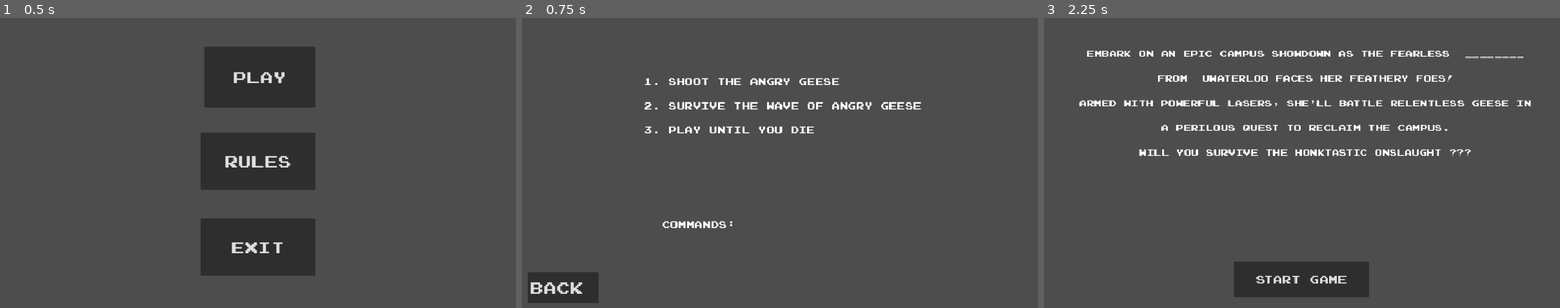
Above: before the commit, frames 1-3 (left to right).
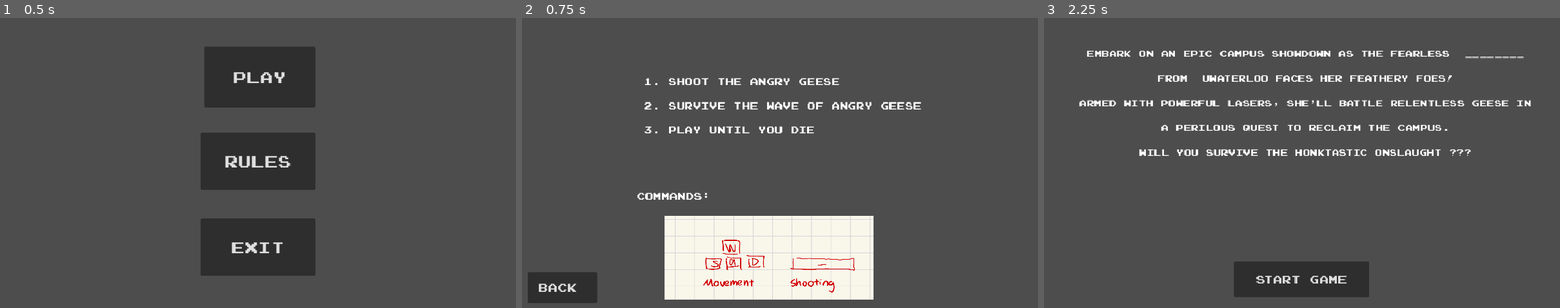
Above: after the commit, the same moments.

Repository: RiadMefti/hackaton-game
Game: Godot game, scene res://GameMenu/menu.tscn
The game is run twice, just before and just after one commit, with the same random seed, the same clock (stepped at 60 frames per second) and the same inputs.
Inputs:
- Up to frame 1 (0.5 s): no input
- Up to frame 2 (0.75 s): click "Rules" at 0.5 s
- Up to frame 3 (2.25 s): click "Back" at 1.25 s; click "Play" at 2 s

Frame 1 is identical in both runs. In frame 2, 12% of the frame differs, in the area x 1-69%, y 60-99%; in frame 3, nothing differs.

Commit message:
Added a death scree and the controlls image

Diff:
--- a/GameMenu/Rules.tscn
+++ b/GameMenu/Rules.tscn
@@ -1,7 +1,8 @@
-[gd_scene load_steps=3 format=3 uid="uid://cpqrr3uhuewwm"]
+[gd_scene load_steps=4 format=3 uid="uid://cpqrr3uhuewwm"]
 
 [ext_resource type="Script" path="res://GameMenu/BackButton.gd" id="1_q1ykl"]
 [ext_resource type="FontFile" uid="uid://di7g3lbon2hqf" path="res://GameMenu/joystix monospace.otf" id="2_namlp"]
+[ext_resource type="Texture2D" uid="uid://c10p67x77wvem" path="res://assets/Assets.jpeg" id="3_v3v2b"]
 
 [node name="Rules" type="Control"]
 layout_mode = 3
@@ -18,7 +19,7 @@
 offset_right = 168.0
 offset_bottom = 637.0
 theme_override_fonts/font = ExtResource("2_namlp")
-theme_override_font_sizes/font_size = 36
+theme_override_font_sizes/font_size = 26
 text = "Back "
 script = ExtResource("1_q1ykl")
 
@@ -38,12 +39,17 @@
 
 [node name="RichTextLabel3" type="RichTextLabel" parent="."]
 layout_mode = 0
-offset_left = 312.0
-offset_top = 448.0
-offset_right = 880.0
-offset_bottom = 632.0
+offset_left = 256.0
+offset_top = 384.0
+offset_right = 824.0
+offset_bottom = 568.0
 theme_override_fonts/normal_font = ExtResource("2_namlp")
 theme_override_font_sizes/normal_font_size = 22
 text = "Commands: "
 
+[node name="Assets" type="Sprite2D" parent="."]
+position = Vector2(552, 536)
+scale = Vector2(0.336806, 0.288173)
+texture = ExtResource("3_v3v2b")
+
 [connection signal="pressed" from="BackButton" to="BackButton" method="_on_pressed"]
--- /dev/null
+++ b/scenes/Death.gd
@@ -0,0 +1,5 @@
+extends Control
+
+
+func _on_main_menu_pressed():
+		#get_tree().change_scene_to_file("res://GameMenu/menu.tscn")
--- /dev/null
+++ b/scenes/Death.tscn
@@ -0,0 +1,62 @@
+[gd_scene load_steps=3 format=3 uid="uid://dq3tlvbjgivrh"]
+
+[ext_resource type="Script" path="res://scenes/Death.gd" id="1_dknu3"]
+[ext_resource type="FontFile" uid="uid://di7g3lbon2hqf" path="res://GameMenu/joystix monospace.otf" id="1_pbpaj"]
+
+[node name="Death" type="Control"]
+layout_mode = 3
+anchors_preset = 15
+anchor_right = 1.0
+anchor_bottom = 1.0
+grow_horizontal = 2
+grow_vertical = 2
+script = ExtResource("1_dknu3")
+
+[node name="Label" type="Label" parent="."]
+layout_mode = 0
+offset_left = 320.0
+offset_top = 56.0
+offset_right = 848.0
+offset_bottom = 458.0
+theme_override_fonts/font = ExtResource("1_pbpaj")
+theme_override_font_sizes/font_size = 26
+text = "You died
+
+
+
+
+
+your final score is:____"
+horizontal_alignment = 1
+
+[node name="Label2" type="Label" parent="."]
+layout_mode = 0
+offset_left = 208.0
+offset_top = 456.0
+offset_right = 952.0
+offset_bottom = 496.0
+theme_override_fonts/font = ExtResource("1_pbpaj")
+theme_override_font_sizes/font_size = 26
+text = "Thank you for playing quack attack"
+
+[node name="Main menu" type="Button" parent="."]
+layout_mode = 0
+offset_left = 464.0
+offset_top = 512.0
+offset_right = 692.0
+offset_bottom = 552.0
+theme_override_fonts/font = ExtResource("1_pbpaj")
+theme_override_font_sizes/font_size = 26
+text = "Main menu "
+
+[node name="Button" type="Button" parent="."]
+layout_mode = 0
+offset_left = 536.0
+offset_top = 576.0
+offset_right = 632.0
+offset_bottom = 616.0
+theme_override_fonts/font = ExtResource("1_pbpaj")
+theme_override_font_sizes/font_size = 26
+text = "Exit"
+
+[connection signal="pressed" from="Main menu" to="." method="_on_button_pressed"]
Binary file added: GameMenu/Temp.jpeg
Not shown, added: GameMenu/Temp.jpeg.import
Binary file added: assets/Assets.jpeg
Not shown, added: assets/Assets.jpeg.import
Not shown: 1 places in scenes/level.tscn that only renumber resources
